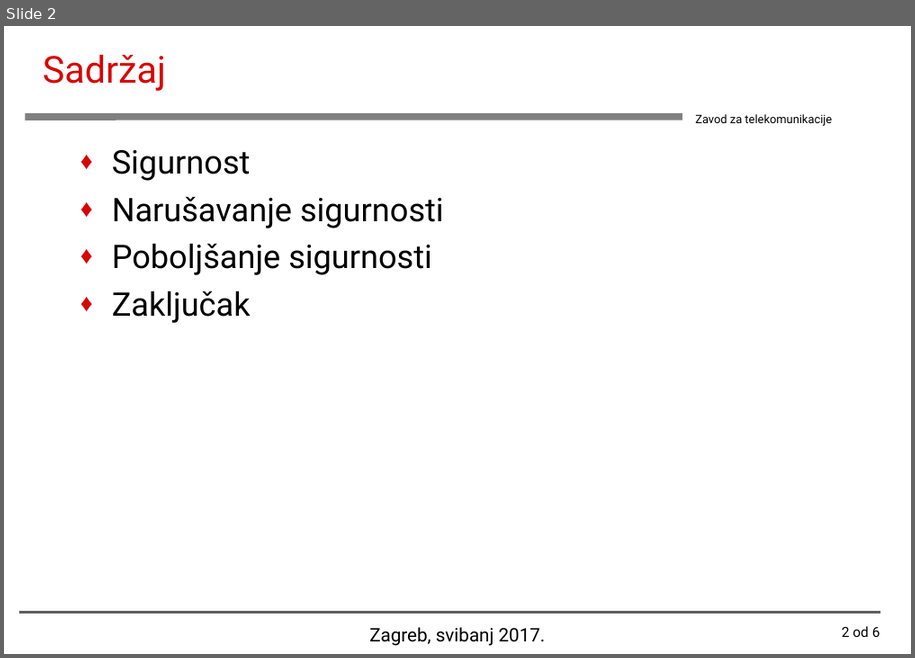
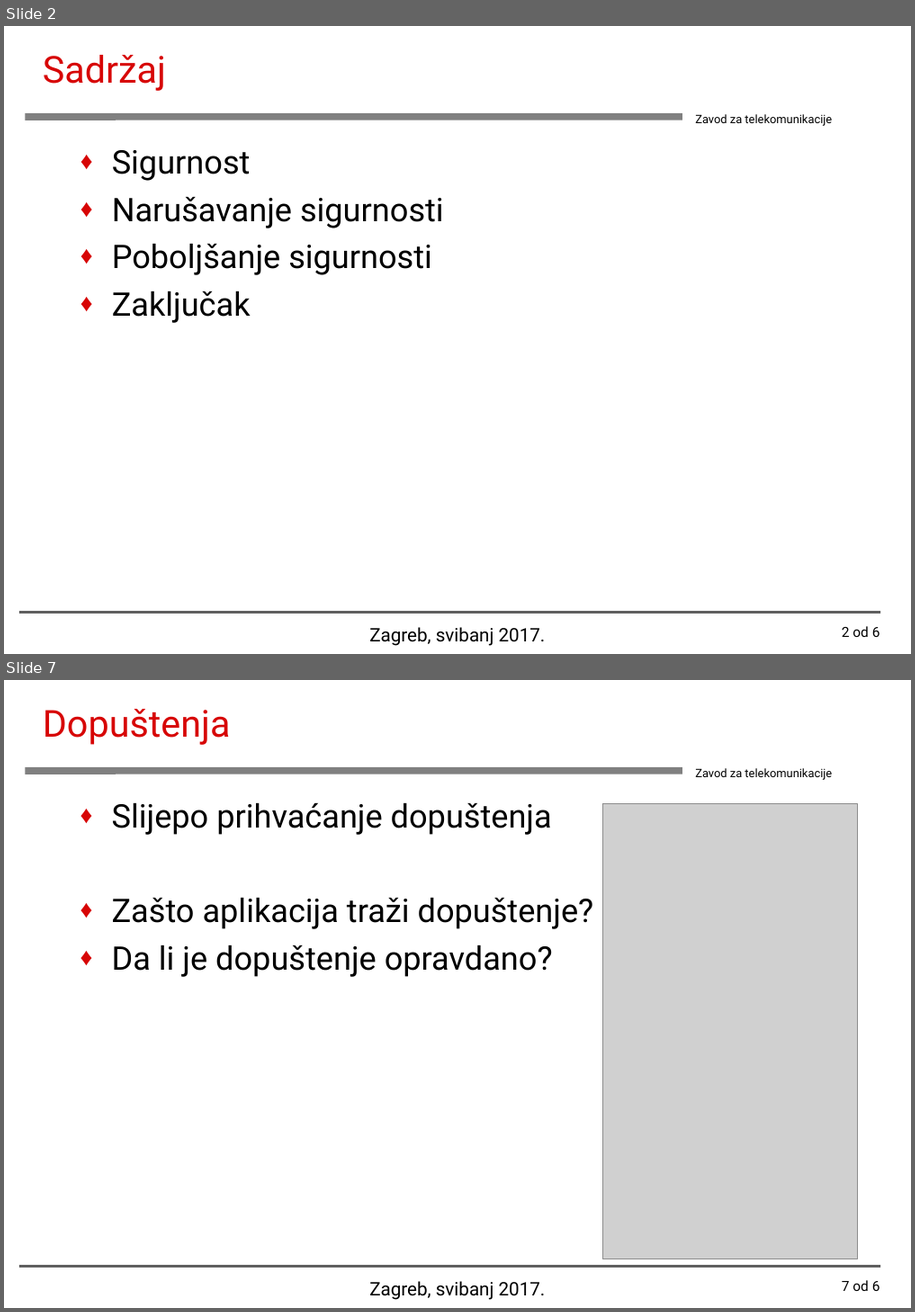
Before and after one commit to MatejVukosav/Security-in-Android-operating-system, a slide deck: Matej_Vukosav_Diplomski_Seminar[2017].ppt. Shown one above the other, each under a label of ours: slide 2 before the commit, slides 2 and 7 after it; the slides between them are not shown. The pictures are 915x658 and 915x1312 pixels, drawn with LibreOffice and Linux fonts; fonts in the diff are those of the drawing; grey boxes stand for pictures; background and template pictures are left out. Boxes give left, top, right and bottom in pixels: in the first picture for what was removed or moved away, otherwise in the second. Text is boxed around its words. In the diff, an @@ line names an element or a change of style, - is before the commit and + after.

```diff
--- a/Matej_Vukosav_Diplomski_Seminar[2017].ppt
+++ b/Matej_Vukosav_Diplomski_Seminar[2017].ppt
@@ slide 7 added at (x1=4, y1=680, x2=911, y2=1308), background #FFFFFF; not listed: 3 template elements that a slide beside it also shows @@
@@ title added at (x1=43, y1=709, x2=231, y2=745), 32 pt, text #D70505 @@
+Dopuštenja
@@ text added at (x1=112, y1=803, x2=594, y2=977), 28 pt, text #000000 @@
+♦ Slijepo prihvaćanje dopuštenja
+♦ Zašto aplikacija traži dopuštenje?
+♦ Da li je dopuštenje opravdano?
@@ picture added at (x1=602, y1=804, x2=857, y2=1259) @@
@@ text added at (x1=369, y1=1281, x2=546, y2=1300), 16 pt, text #000000 @@
+Zagreb, svibanj 2017.
@@ page number added at (x1=842, y1=1280, x2=881, y2=1291), 12 pt, text #000000 @@
+7 od 6
```
Also in this commit, not shown: 6 slides changed, 3 other slides added, 3 other files.
